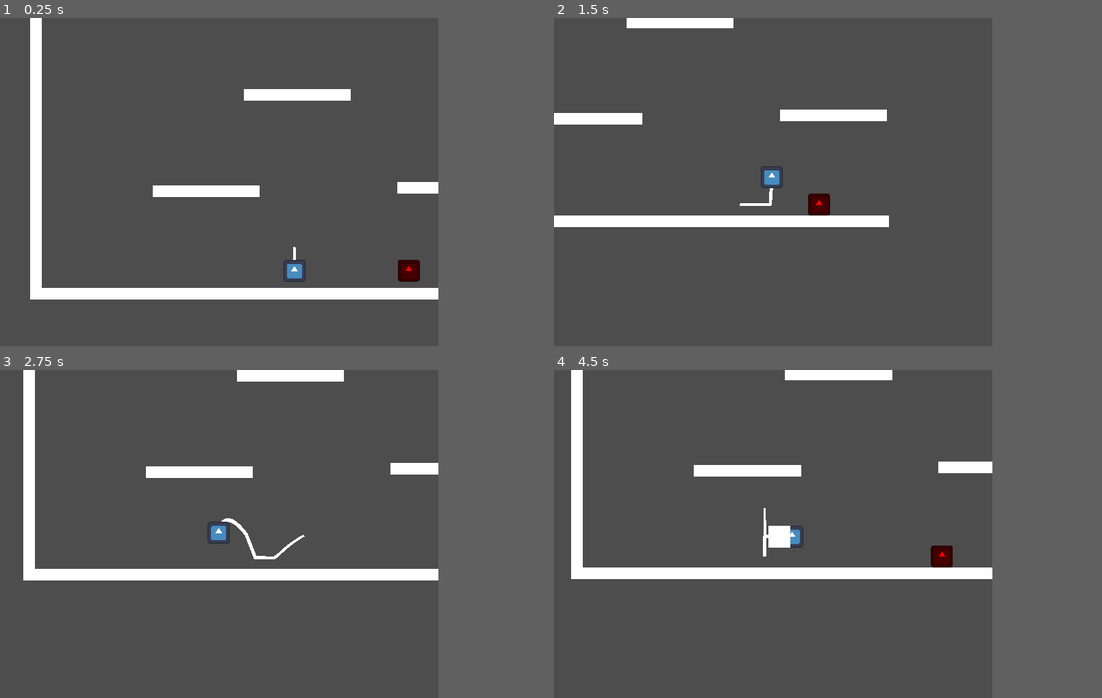
Above: before the commit, frames 1-4 (two rows, left to right).
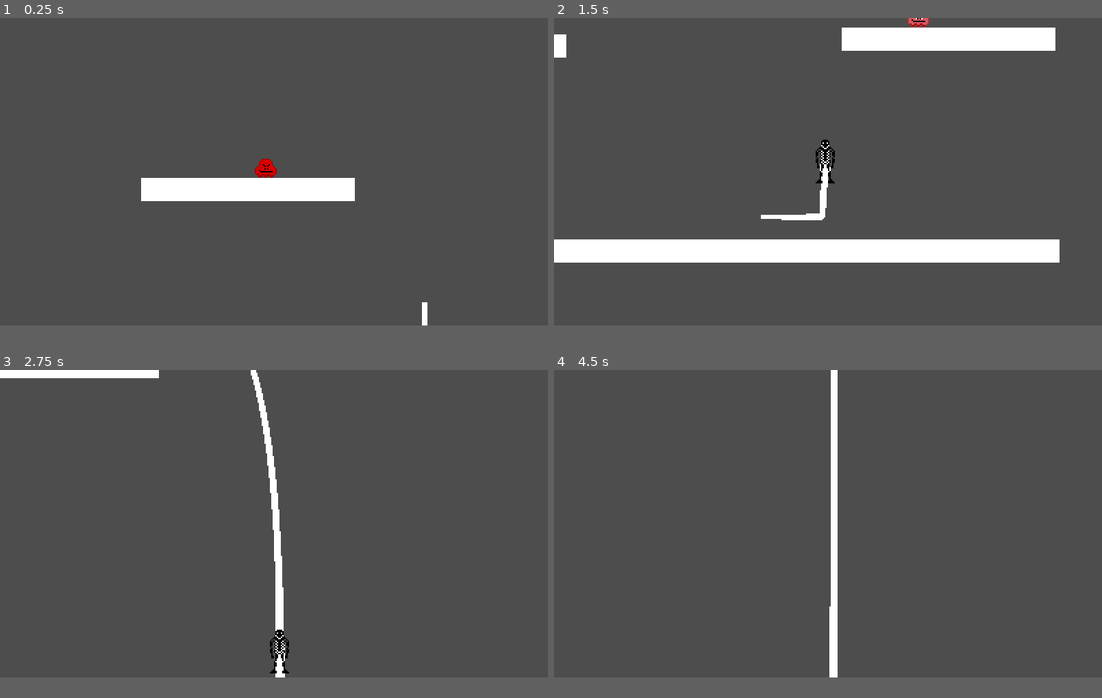
Above: after the commit, the same moments.

Repository: PunkForged-Games/Faithbreaker-Alpha
Game: Godot game, scene res://testlevel.tscn
Two runs of this game, one before a commit and one after it. Both use one fixed random seed, a clock stepped at 60 frames per second and the inputs below. The engine's default icon, where the game draws it, is replaced by a stand-in: a white triangle on a blue panel in a dark square.
Inputs:
- Up to frame 1 (0.25 s): no input
- Up to frame 2 (1.5 s): hold Right (Attack_Right) from 0.53 s (still down); tap Shift (dash) at 0.6 s; tap Space (jump) at 0.77, 0.8, 1.07, 1.35 s
- Up to frame 3 (2.75 s): tap Space (jump) at 1.52, 1.82, 2.3 s; tap Shift (dash) at 1.55, 2.1 s; release Right (Attack_Right) at 2.03 s; hold Left (Attack_Left) from 2.03 s (still down)
- Up to frame 4 (4.5 s): release Left (Attack_Left) at 2.78 s; hold Right (Attack_Right) 2.78-4.28 s; tap Shift (dash) at 2.85, 4.35 s; tap Space (jump) at 3.02, 3.32, 3.6, 3.77, 4.07 s; hold Left (Attack_Left) from 4.28 s (still down)
In our replay, the window is 640x480 before the commit and 800x450 after it. These sizes can differ from the game's own. Grey fills any space a smaller window leaves; there, only what the larger window draws over its background counts as a difference.

The runs differ from the first frame. In frame 1, 8.1% of the frame differs, in the area x 5-80%, y 0-94%; in frame 2, 14%, in the area x 0-93%, y 0-75%; in frame 3, 7.8%; in frame 4, 7.4%.

Commit message:
Enemy Updates + Refactoring
Improved enemy movement and attack responses by the player.

Diff:
--- a/damagetesting/enemy.gd
+++ b/damagetesting/enemy.gd
@@ -2,30 +2,31 @@
 
 @export_category("Enemy Controller Settings")
 
-# Attack Variables
+# === Attack Variables ===
 @export_group("Attack Settings")
 @export var ATTACK_DAMAGE: int = 10
 @export var health: int = 100
 @export var ATTACK_COOLDOWN: float = 2.0
 @export var ATTACK_DURATION: float = 0.2
-@export var KNOCKBACK_FORCE: float = 200
-@export var TAKING_DAMAGE_TIME: float = 0.2
 @export var ATTACK_WINDUP_TIME: float = 0.3
 @export var ATTACK_SPEED: float = 400.0
+@export var KNOCKBACK_FORCE: float = 200.0
+@export var TAKING_DAMAGE_TIME: float = 0.2
+var has_hit_during_attack = false
 
+# === Physics Variables ===
+@export_group("Physics")
+@export var GRAVITY: float = 1200.0
+@export var MOVE_SPEED: float = 80.0
+
+# === Runtime Variables ===
+var attack_timer: float = 0.0
 var taking_damage_timer: float = 0.0
 var is_taking_damage: bool = false
 var is_attacking: bool = false
 var can_attack: bool = true
-var attack_timer: float = 0.0
-var player_direction: int = 0
-var attack_dir: int = 0
-
-# Physics Variables
-@export_group("Physics")
-@export var GRAVITY: float = 1200.0
-@export var MOVE_SPEED: float = 80.0
-@onready var move_dir: int = 0
+var move_dir: int = 0
+var charge_direction: Vector2 = Vector2.ZERO
 
 # === Signals ===
 signal deal_damage(damage: int, target: Node)
@@ -39,8 +40,12 @@
 @onready var attack_area: Area2D = $AttackArea
 
 func _ready() -> void:
+	move_dir = [-1, 1].pick_random()
 	add_to_group("Enemy")
 	attack_area.monitoring = false
+	if attack_area.body_entered.is_connected(_on_attack_area_body_entered):
+		attack_area.body_entered.disconnect(_on_attack_area_body_entered)
+
 	attack_area.body_entered.connect(_on_attack_area_body_entered)
 	modulate = Color.RED
 
@@ -49,84 +54,83 @@
 	handle_gravity(delta)
 	hitbox_toggle()
 
-	if not is_taking_damage and not is_attacking:
+	if not is_attacking and not is_taking_damage:
 		handle_direction(delta)
 
 	move_and_slide()
 
+	# Detect and initiate attack if ready
+	if not is_attacking and can_attack and is_player_in_range():
+		start_attack()
+
 func handle_direction(_delta: float) -> void:
 	if (LeftDownCast.is_colliding() and not RightDownCast.is_colliding()) or RightCast.is_colliding():
 		move_dir = -1
-	if (RightDownCast.is_colliding() and not LeftDownCast.is_colliding()) or LeftCast.is_colliding():
+	elif (RightDownCast.is_colliding() and not LeftDownCast.is_colliding()) or LeftCast.is_colliding():
 		move_dir = 1
 
 	velocity.x = move_dir * MOVE_SPEED
-
 
 func handle_gravity(delta: float) -> void:
 	if not is_on_floor():
 		velocity.y += GRAVITY * delta
 
-func update_attack_timer(delta: float) -> void:
+func handle_timers(delta: float) -> void:
 	if attack_timer > 0.0:
 		attack_timer -= delta
+	if attack_timer <= 0.0:
+		can_attack = true
+	if taking_damage_timer > 0.0:
+		taking_damage_timer -= delta
+	if taking_damage_timer <= 0.0:
+		is_taking_damage = false
 
-func perform_attack() -> void:
+func hitbox_toggle() -> void:
+	attack_area.monitoring = is_attacking
+
+func is_player_in_range() -> bool:
+	return player != null and global_position.distance_to(player.global_position) < 150.0
+
+func start_attack() -> void:
+	has_hit_during_attack = false
+	can_attack = false
 	is_attacking = true
+	velocity = Vector2.ZERO
+	modulate = Color.YELLOW
+
+	var target_pos: Vector2 = player.global_position
+	charge_direction = (target_pos - global_position).normalized()
+
+	# Begin windup phase
+	await get_tree().create_timer(ATTACK_WINDUP_TIME).timeout
+
+	# Abort if hit or dead during windup
+	if is_taking_damage or health <= 0:
+		end_attack()
+		return
+
 	modulate = Color.WHITE
-#	attack_area.monitoring = true
+	velocity = charge_direction * ATTACK_SPEED
 
 	await get_tree().create_timer(ATTACK_DURATION).timeout
 
+	end_attack()
+
+func end_attack() -> void:
 	is_attacking = false
 	modulate = Color.RED
-#	attack_area.monitoring = false
+	velocity.x = 0
 	attack_timer = ATTACK_COOLDOWN
-
-func handle_timers(delta) -> void:
-	if taking_damage_timer > 0:
-		taking_damage_timer -= delta
-	if taking_damage_timer <= 0:
-		is_taking_damage = false
+	can_attack = false
 
 func _on_attack_area_body_entered(body: Node) -> void:
-	if is_attacking and body.is_in_group("Player"):
+	if not is_attacking or has_hit_during_attack:
+		return
+	if body.is_in_group("Player"):
+		var direction = check_player_position()
 		print("Enemy hit player!")
-		emit_signal("deal_damage", ATTACK_DAMAGE, body)
-
-func _on_player_deal_damage(damage: int, target: Node) -> void:
-	if target != self:
-		return
-	apply_damage(damage)
-
-#func start_attack():
-	#is_attacking = true
-	#can_attack = false
-	#attack_dir = check_player_position()
-	#velocity = Vector2.ZERO
-#
-	#await get_tree().create_timer(ATTACK_WINDUP_TIME).timeout
-	#
-	#if is_taking_damage or health <= 0:
-		#is_attacking = false
-		#return # Cancel if dead or hit
-	#
-	#velocity.x = attack_dir * ATTACK_SPEED
-	#is_attacking = true
-#
-	#await get_tree().create_timer(ATTACK_DURATION).timeout
-	#
-	#velocity.x = 0
-	#is_attacking = false
-	#
-	#await get_tree().create_timer(ATTACK_COOLDOWN_TIME).timeout
-	#can_attack = true
-
-func hitbox_toggle():
-	if !is_attacking:
-		attack_area.monitoring = false
-	if is_attacking:
-		attack_area.monitoring = true
+		emit_signal("deal_damage", ATTACK_DAMAGE, body, direction)
+		has_hit_during_attack = true
 
 func apply_damage(damage: int) -> void:
 	taking_damage_timer = TAKING_DAMAGE_TIME
@@ -138,12 +142,17 @@
 	if health <= 0:
 		die()
 
+func _on_player_deal_damage(damage: int, target: Node) -> void:
+	if target == self:
+		apply_damage(damage)
+
 func check_player_position() -> int:
+	player = get_tree().get_first_node_in_group("Player")
 	if player.global_position.x > self.global_position.x:
-		return 1
-	if player.global_position.x < self.global_position.x:
-		return -1
-	return 0
+			return 1
+	elif player.global_position.x < self.global_position.x:
+			return -1
+	return [-1, 1].pick_random()
 
 func die() -> void:
 	print("Enemy died.")
--- a/damagetesting/enemy.tscn
+++ b/damagetesting/enemy.tscn
@@ -1,39 +1,41 @@
 [gd_scene load_steps=5 format=3 uid="uid://dj7i70ks6sw7a"]
 
 [ext_resource type="Script" uid="uid://xe6561lf4v3t" path="res://enemy.gd" id="1_4gyqm"]
-[ext_resource type="Texture2D" uid="uid://bafghqpmjsj26" path="res://icon.svg" id="1_7k104"]
+[ext_resource type="Texture2D" uid="uid://cfk78ix3rl16u" path="res://NotTestPlayerSprite.png" id="2_4gyqm"]
 
 [sub_resource type="RectangleShape2D" id="RectangleShape2D_4gyqm"]
-size = Vector2(32, 32)
+size = Vector2(16, 14)
 
 [sub_resource type="CircleShape2D" id="CircleShape2D_4gyqm"]
-radius = 23.0
 
 [node name="Enemy" type="CharacterBody2D" groups=["Enemy"]]
+collision_layer = 4
 script = ExtResource("1_4gyqm")
 
 [node name="Sprite2D" type="Sprite2D" parent="."]
-scale = Vector2(0.25, 0.25)
-texture = ExtResource("1_7k104")
+texture_filter = 1
+texture = ExtResource("2_4gyqm")
 
 [node name="CollisionShape2D" type="CollisionShape2D" parent="."]
+position = Vector2(0, 1)
 shape = SubResource("RectangleShape2D_4gyqm")
 
 [node name="LeftDownCast" type="RayCast2D" parent="."]
-position = Vector2(-16, 0)
-target_position = Vector2(0, 17)
+position = Vector2(-8, 0)
+target_position = Vector2(0, 9)
 
 [node name="RightDownCast" type="RayCast2D" parent="."]
-position = Vector2(16, 0)
-target_position = Vector2(0, 17)
+position = Vector2(8, 0)
+target_position = Vector2(0, 9)
 
 [node name="LeftCast" type="RayCast2D" parent="."]
-target_position = Vector2(-17, 0)
+target_position = Vector2(-9, 0)
 
 [node name="RightCast" type="RayCast2D" parent="."]
-target_position = Vector2(17, 0)
+target_position = Vector2(9, 0)
 
 [node name="AttackArea" type="Area2D" parent="."]
+collision_mask = 3
 
 [node name="CollisionShape2D" type="CollisionShape2D" parent="AttackArea"]
 shape = SubResource("CircleShape2D_4gyqm")
--- a/damagetesting/player.gd
+++ b/damagetesting/player.gd
@@ -12,6 +12,10 @@
 var is_invincible = false
 var invincibility_timer: float = 0.0
 @export var INVINCIBILITY_TIME: float = 0.5
+@export var KNOCKBACK_FORCE: float = 800.0
+var is_damaged: bool = false
+var is_damaged_timer: float = 0.0
+@export var IS_DAMAGED_DURATION: float = 0.5
 
 # Movement Variables
 @export_group("Movement Settings")
@@ -42,7 +46,6 @@
 @export var DASH_COOLDOWN: float = 0.3
 
 # === STATE ===
-#
 # Jump State Controllers
 var coyote_timer: float = 0.0
 var jump_buffer_timer: float = 0.0
@@ -69,6 +72,11 @@
 # === Signals ===
 signal deal_damage(damage: int, target: Node)
 
+# *===*===*{ DEVELOPMENT }*===*===*
+@onready var is_developer: bool = true
+@onready var respawn_pos: Vector2 = self.global_position
+
+
 
 func _ready() -> void:
 	add_to_group("Player")
@@ -83,6 +91,12 @@
 	current_position = global_position
 	var input_dir = get_input_vector()
 	handle_timers(delta)
+	if is_damaged:
+		handle_timers(delta)
+		print(str(is_damaged_timer))
+		attack_time_control(delta)
+		print(str(velocity))
+		return
 	if is_dashing:
 		handle_dash(delta)
 	else:
@@ -101,6 +115,10 @@
 	var interpolation_weight = Engine.get_physics_interpolation_fraction()
 	var visual_position = previous_position.lerp(current_position, interpolation_weight)
 	$Sprite2D.global_position = visual_position
+	if is_invincible:
+		self.modulate = Color(1, 1, 1, 0.5)
+	else:
+		self.modulate = Color(1, 1, 1, 1)
 
 func get_input_vector() -> Vector2:
 	var input = Vector2.ZERO
@@ -154,6 +172,8 @@
 	attack_timer -= delta
 	if attack_timer <= 0:
 		is_attacking = false
+	if is_damaged_timer <= 0:
+		is_damaged = false
 
 func attack_cleanup():
 	if is_attacking == false:
@@ -238,11 +258,15 @@
 		invincibility_timer -= delta
 		if invincibility_timer <= 0:
 			is_invincible = false
+	if is_damaged_timer > 0:
+		is_damaged_timer -= delta
 
 # === GROUND / WALL DETECTION ===
 func update_state() -> void:
 	if is_on_floor() and not is_touching_wall():
 		coyote_timer = COYOTE_TIME
+	if is_damaged:
+		is_invincible = true
 
 func is_touching_wall() -> bool:
 	return wall_check_left.is_colliding() or wall_check_right.is_colliding()
@@ -255,13 +279,26 @@
 func _on_enemy_deal_damage(damage: int, target: Node) -> void:
 	if target != self:
 		return
-
-	health -= damage
-	print("Player took ", damage, " damage! Health is now: ", health)
-
-	if health <= 0:
-		die()
+	if !is_invincible:
+		health -= damage
+		print("Player took ", damage, " damage! Health is now: ", health)
+		is_damaged = true
+		is_invincible = true
+		is_damaged_timer = IS_DAMAGED_DURATION
+		invincibility_timer = INVINCIBILITY_TIME
+		if target is Node2D and target.has_method("global_position"):
+			var knock_dir = sign(global_position.x - target.global_position.x)
+			velocity.x = knock_dir * KNOCKBACK_FORCE
+			velocity.y = -KNOCKBACK_FORCE * 0.5
+		if health <= 0:
+			die()
+	else:
+		return
 
 func die() -> void:
 	print("Player died.")
-	queue_free()
+	if is_developer:
+		self.global_position = respawn_pos
+		health = 100
+	else:
+		queue_free()
--- a/damagetesting/player.tscn
+++ b/damagetesting/player.tscn
@@ -1,8 +1,8 @@
 [gd_scene load_steps=7 format=3 uid="uid://cr4xnene5qacq"]
 
-[ext_resource type="Texture2D" uid="uid://bafghqpmjsj26" path="res://icon.svg" id="1_4flbx"]
-[ext_resource type="Script" uid="uid://b1x55b0hn470" path="res://player.gd" id="1_onrkg"]
+[ext_resource type="Script" uid="uid://k7giox06qsah" path="res://player2.gd" id="1_i3pqv"]
 [ext_resource type="Script" uid="uid://byfd18htgxnjw" path="res://trail_2d.gd" id="2_i3pqv"]
+[ext_resource type="Texture2D" uid="uid://dwa0mjvdt17cj" path="res://enemy_sprite.png" id="3_i3pqv"]
 
 [sub_resource type="Curve" id="Curve_i3pqv"]
 _limits = [0.0, 1.0, 0.0, 1.5]
@@ -16,7 +16,8 @@
 size = Vector2(32, 32)
 
 [node name="Player" type="CharacterBody2D"]
-script = ExtResource("1_onrkg")
+collision_layer = 2
+script = ExtResource("1_i3pqv")
 ATTACK_DMG = 35
 ATTACK_COOLDOWN_TIME = 0.2
 GRAVITY = 1400.0
@@ -44,16 +45,18 @@
 shape = SubResource("RectangleShape2D_onrkg")
 
 [node name="Sprite2D" type="Sprite2D" parent="."]
-scale = Vector2(0.25, 0.25)
-texture = ExtResource("1_4flbx")
+texture_filter = 1
+texture = ExtResource("3_i3pqv")
 
 [node name="AttackAreaR" type="Area2D" parent="."]
+collision_mask = 5
 
 [node name="CollisionShape2D" type="CollisionShape2D" parent="AttackAreaR"]
 position = Vector2(32, 0)
 shape = SubResource("RectangleShape2D_hqtel")
 
 [node name="AttackAreaL" type="Area2D" parent="."]
+collision_mask = 5
 
 [node name="CollisionShape2D" type="CollisionShape2D" parent="AttackAreaL"]
 position = Vector2(-32, 0)
--- /dev/null
+++ b/damagetesting/player2.gd
@@ -0,0 +1,304 @@
+extends CharacterBody2D
+
+# === EXPORTS ===
+@export_category("Player Controller Settings")
+
+@export_group("Combat Settings")
+@export var ATTACK_DMG: int = 20
+@export var health: int = 100
+@export var ATTACK_TIME: float = 0.2
+@export var ATTACK_COOLDOWN_TIME: float = 0.5
+@export var INVINCIBILITY_TIME: float = 0.2
+@export var KNOCKBACK_FORCE: float = 200.0
+@export var IS_DAMAGED_DURATION: float = 0.2
+
+@export_group("Movement Settings")
+@export var GRAVITY: float = 1200.0
+@export var MAX_SPEED: float = 200.0
+@export var ACCEL: float = 800.0
+@export var FRICTION: float = 700.0
+@export var AIR_DRAG: float = 300.0
+@export var JUMP_VELOCITY: float = -350.0
+@export var SUPER_JUMP_VELOCITY: float = -1000.0
+@export var COYOTE_TIME: float = 0.1
+@export var JUMP_BUFFER_TIME: float = 0.1
+@export var MAX_FALL_SPEED: float = 2
+
+@export_group("Wall Jump Settings")
+@export var WALL_JUMP_FORCE: Vector2 = Vector2(250, -300)
+@export var WALL_SLIDE_SPEED: float = 60.0
+@export var WALL_JUMP_LOCK_TIME: float = 0.2
+
+@export_group("Dash Settings")
+@export var DASH_SPEED: float = 500.0
+@export var DASH_TIME: float = 0.15
+@export var DASH_COOLDOWN: float = 0.3
+
+# === SIGNALS ===
+signal deal_damage(damage: int, target: Node)
+
+# === NODES ===
+@onready var attack_area_L = $AttackAreaL
+@onready var attack_area_R = $AttackAreaR
+@onready var wall_check_left = $WallCheckL
+@onready var wall_check_right = $WallCheckR
+@onready var attack_r_debug_vfx = $AttackRightDebugText
+@onready var attack_l_debug_vfx = $AttackLeftDebugText
+@onready var sprite = $Sprite2D
+
+# === STATE VARIABLES ===
+var previous_position: Vector2 = Vector2.ZERO
+var current_position: Vector2 = Vector2.ZERO
+
+# Timers
+var coyote_timer: float = 0.0
+var jump_buffer_timer: float = 0.0
+var wall_jump_lock_timer: float = 0.0
+var dash_timer: float = 0.0
+var dash_cooldown_timer: float = 0.0
+var attack_timer: float = 0.0
+var attack_cooldown_timer: float = 0.0
+var invincibility_timer: float = 0.0
+var is_damaged_timer: float = 0.0
+
+# States
+var is_wall_sliding: bool = false
+var is_dashing: bool = false
+var is_attacking: bool = false
+var is_invincible: bool = false
+var is_damaged: bool = false
+
+var dash_direction: Vector2 = Vector2.ZERO
+
+# Developer / Debug
+@onready var is_developer: bool = true
+@onready var respawn_pos: Vector2 = Vector2.ZERO
+
+func _ready() -> void:
+	add_to_group("Player")
+	respawn_pos = global_position
+	attack_area_L.monitoring = false
+	attack_area_L.body_entered.connect(_on_attack_area_body_entered)
+	attack_area_R.monitoring = false
+	attack_area_R.body_entered.connect(_on_attack_area_body_entered)
+	modulate = Color.WHITE
+
+func _physics_process(delta: float) -> void:
+	previous_position = current_position
+	current_position = global_position
+
+	handle_timers(delta)
+
+	if is_damaged:
+		_process_knockback(delta)
+		return
+
+	if is_dashing:
+		_process_dash(delta)
+	else:
+		_process_input_and_movement(delta)
+
+	move_and_slide()
+	update_state()
+
+func _process(delta: float) -> void:
+	_interpolate_sprite_position()
+	_update_invincibility_visual()
+
+func _process_knockback(delta: float) -> void:
+	attack_time_control(delta)
+	move_and_slide()
+	# Debug
+	#print("Knockback active. Velocity:", velocity)
+
+func _process_dash(delta: float) -> void:
+	dash_timer -= delta
+	if dash_timer <= 0:
+		is_dashing = false
+		return
+	velocity = dash_direction * DASH_SPEED
+
+func _process_input_and_movement(delta: float) -> void:
+	handle_attack_input()
+	handle_gravity(delta)
+	handle_wall_slide()
+	handle_movement(get_input_vector(), delta)
+	handle_jumping()
+	start_dash(get_input_vector())
+	attack_time_control(delta)
+	attack_cleanup()
+
+func _interpolate_sprite_position() -> void:
+	var weight = Engine.get_physics_interpolation_fraction()
+	var visual_pos = previous_position.lerp(current_position, weight)
+	sprite.global_position = visual_pos
+
+func _update_invincibility_visual() -> void:
+	modulate.a = 0.5 if is_invincible else 1.0
+
+# --- Input & Movement ---
+
+func get_input_vector() -> Vector2:
+	var input_vec = Vector2.ZERO
+	input_vec.x = Input.get_action_strength("ui_right") - Input.get_action_strength("ui_left")
+	input_vec.y = Input.get_action_strength("ui_down") - Input.get_action_strength("ui_up")
+	_update_facing_direction(input_vec)
+	return input_vec.normalized()
+
+func _update_facing_direction(dir: Vector2) -> void:
+	if dir.x > 0 and sprite.flip_h:
+		sprite.flip_h = false
+	elif dir.x < 0 and not sprite.flip_h:
+		sprite.flip_h = true
+
+func handle_movement(input: Vector2, delta: float) -> void:
+	if wall_jump_lock_timer > 0:
+		return
+
+	var target_speed = input.x * MAX_SPEED
+	var accel = ACCEL if input.x != 0 else (FRICTION if is_on_floor() else AIR_DRAG)
+	velocity.x = move_toward(velocity.x, target_speed, accel * delta)
+
+func handle_gravity(delta: float) -> void:
+	if not is_on_floor() and not is_wall_sliding:
+		velocity.y += GRAVITY * delta
+
+func handle_wall_slide() -> void:
+	is_wall_sliding = false
+	if is_touching_wall() and not is_on_floor() and velocity.y > 0:
+		is_wall_sliding = true
+		velocity.y = min(velocity.y, WALL_SLIDE_SPEED)
+
+func handle_jumping() -> void:
+	if Input.is_action_just_pressed("jump") or Input.is_action_just_pressed("ui_up"):
+		jump_buffer_timer = JUMP_BUFFER_TIME
+
+	if jump_buffer_timer > 0:
+		if is_on_floor() or coyote_timer > 0:
+			velocity.y = JUMP_VELOCITY
+			jump_buffer_timer = 0
+			coyote_timer = 0
+		elif is_touching_wall() and not is_on_floor():
+			var wall_dir = 1 if wall_check_left.is_colliding() else -1
+			velocity = Vector2(WALL_JUMP_FORCE.x * wall_dir, WALL_JUMP_FORCE.y)
+			wall_jump_lock_timer = WALL_JUMP_LOCK_TIME
+			jump_buffer_timer = 0
+
+	if (Input.is_action_just_released("jump") or Input.is_action_just_released("ui_up")) and velocity.y < 0:
+		velocity.y *= 0.5
+
+# --- Dash ---
+
+func start_dash(input_vec: Vector2) -> void:
+	if Input.is_action_just_pressed("dash") and dash_cooldown_timer <= 0:
+		var dir = input_vec
+		if dir == Vector2.ZERO:
+			dir = Vector2.RIGHT if not sprite.flip_h else Vector2.LEFT
+		is_dashing = true
+		dash_direction = dir.normalized()
+		dash_timer = DASH_TIME
+		dash_cooldown_timer = DASH_COOLDOWN
+		velocity = dash_direction * DASH_SPEED
+
+# --- Attack ---
+
+func handle_attack_input() -> void:
+	if Input.is_action_just_pressed("Attack_Left"):
+		start_attack("Left")
+	elif Input.is_action_just_pressed("Attack_Right"):
+		start_attack("Right")
+	elif Input.is_action_just_pressed("Attack_Up"):
+		pass # Add up attack if needed
+	elif Input.is_action_just_pressed("Attack_Down"):
+		pass # Add down attack if needed
+
+func start_attack(side: String) -> void:
+	if attack_cooldown_timer > 0:
+		return
+	is_attacking = true
+	attack_timer = ATTACK_TIME
+	attack_cooldown_timer = ATTACK_COOLDOWN_TIME
+
+	if side == "Left":
+		attack_l_debug_vfx.visible = true
+		attack_area_L.monitoring = true
+	elif side == "Right":
+		attack_r_debug_vfx.visible = true
+		attack_area_R.monitoring = true
+
+func attack_time_control(delta: float) -> void:
+	attack_timer -= delta
+	if attack_timer <= 0:
+		is_attacking = false
+	if is_damaged_timer <= 0:
+		is_damaged = false
+
+func attack_cleanup() -> void:
+	if not is_attacking:
+		attack_l_debug_vfx.visible = false
+		attack_r_debug_vfx.visible = false
+		attack_area_L.monitoring = false
+		attack_area_R.monitoring = false
+
+# --- Utility ---
+
+func is_touching_wall() -> bool:
+	return wall_check_left.is_colliding() or wall_check_right.is_colliding()
+
+func update_state() -> void:
+	if is_on_floor() and not is_touching_wall():
+		coyote_timer = COYOTE_TIME
+	if is_damaged:
+		is_invincible = true
+
+func handle_timers(delta: float) -> void:
+	if coyote_timer > 0:
+		coyote_timer -= delta
+	if jump_buffer_timer > 0:
+		jump_buffer_timer -= delta
+	if wall_jump_lock_timer > 0:
+		wall_jump_lock_timer -= delta
+	if dash_cooldown_timer > 0 and is_on_floor():
+		dash_cooldown_timer -= delta
+	if attack_cooldown_timer > 0 and not is_attacking:
+		attack_cooldown_timer -= delta
+	if is_invincible:
+		invincibility_timer -= delta
+		if invincibility_timer <= 0:
+			is_invincible = false
+	if is_damaged_timer > 0:
+		is_damaged_timer -= delta
+
+# --- Signals ---
+
+func _on_attack_area_body_entered(body: Node) -> void:
+	if is_attacking and body.is_in_group("Enemy"):
+		emit_signal("deal_damage", ATTACK_DMG, body)
+
+func _on_enemy_deal_damage(damage: int, target: Node2D, direction: int) -> void:
+	if target != self:
+		return
+	if is_invincible:
+		return
+
+	health -= damage
+	print("Player took ", damage, " damage! Health is now: ", health)
+	_apply_knockback(direction)
+	if health <= 0:
+		die()
+
+func _apply_knockback(direction: int) -> void:
+	velocity.x = direction * KNOCKBACK_FORCE
+	velocity.y = -KNOCKBACK_FORCE * 0.1
+	is_damaged = true
+	is_damaged_timer = IS_DAMAGED_DURATION
+	is_invincible = true
+	invincibility_timer = INVINCIBILITY_TIME
+
+func die() -> void:
+	print("Player died.")
+	if is_developer:
+		global_position = respawn_pos
+		health = 100
+	else:
+		queue_free()
--- a/damagetesting/project.godot
+++ b/damagetesting/project.godot
@@ -17,8 +17,8 @@
 
 [display]
 
-window/size/viewport_width=640
-window/size/viewport_height=480
+window/size/viewport_width=400
+window/size/viewport_height=225
 window/stretch/mode="viewport"
 
 [global_group]
--- a/damagetesting/testlevel.tscn
+++ b/damagetesting/testlevel.tscn
@@ -8,9 +8,6 @@
 
 [node name="Node2D" type="Node2D"]
 script = ExtResource("1_74kyy")
-
-[node name="Enemy" parent="." instance=ExtResource("1_pi5jr")]
-position = Vector2(819, 367)
 
 [node name="Player" parent="." instance=ExtResource("2_74kyy")]
 position = Vector2(366, 378)
@@ -39,5 +36,11 @@
 script = ExtResource("5_b5yu0")
 player_path = NodePath("../Player")
 
-[node name="Enemy2" parent="." instance=ExtResource("1_pi5jr")]
-position = Vector2(533, 373)
+[node name="Enemy3" parent="." instance=ExtResource("1_pi5jr")]
+position = Vector2(132, 410)
+
+[node name="Enemy4" parent="." instance=ExtResource("1_pi5jr")]
+position = Vector2(230, 266)
+
+[node name="Enemy5" parent="." instance=ExtResource("1_pi5jr")]
+position = Vector2(550, 241)
Binary file added: damagetesting/NotTestPlayerSprite.aseprite
Binary file added: damagetesting/NotTestPlayerSprite.png
Not shown, added: damagetesting/NotTestPlayerSprite.png.import
Binary file added: damagetesting/TestLevelText.aseprite
Binary file added: damagetesting/TestLevelText.png
Not shown, added: damagetesting/TestLevelText.png.import
Binary file added: damagetesting/enemy_sprite.aseprite
Binary file added: damagetesting/enemy_sprite.png
Not shown, added: damagetesting/enemy_sprite.png.import
Not shown, added: damagetesting/player2.gd.uid
